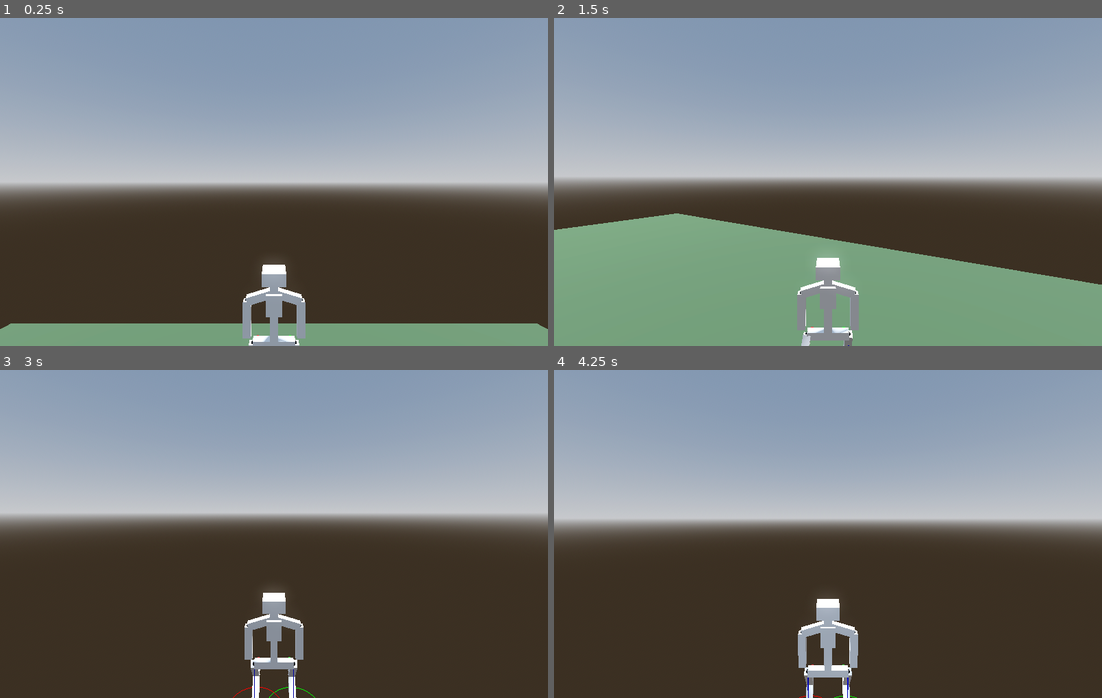
Above: before the commit, frames 1-4 (two rows, left to right).
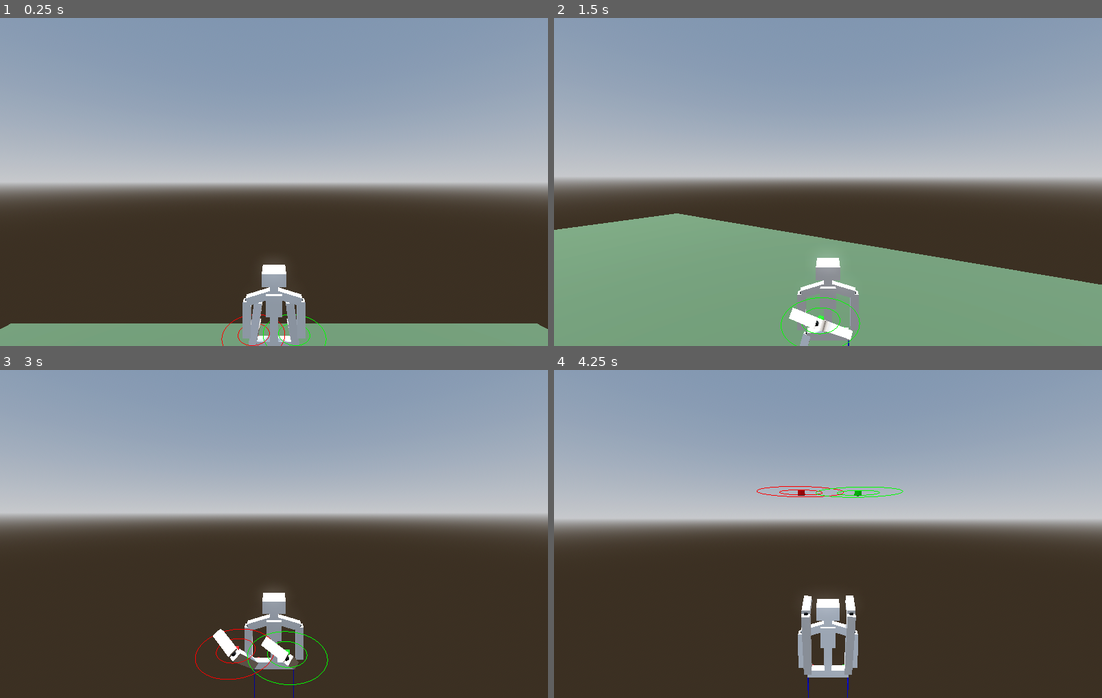
Above: after the commit, the same moments.

Repository: marcolatellafrias/character-parametric
Game: Godot game, scene res://Scenes/Demo.tscn
Same seed, same stepped clock (60 frames per second), same inputs: the game is played once before the commit and once after it.
Inputs (mouse positions are in pixels of both pictures, inside the frame that each line leads up to):
- Up to frame 1 (0.25 s): no input
- Up to frame 2 (1.5 s): move the mouse to (855, 182) at 0.52 s; hold E 0.53-1.28 s; hold W (move_forward) from 0.53 s (still down); tap Space (jump) at 0.77 s; move the mouse to (800, 182) at 1.27 s; tap Q at 1.35 s
- Up to frame 3 (3 s): keep holding W (move_forward); tap Space (jump) at 1.52 s; move the mouse to (284, 527) at 2.02 s; hold E 2.03-2.78 s; move the mouse to (268, 540) at 2.77 s; tap Q at 2.85 s
- Up to frame 4 (4.25 s): keep holding W (move_forward); tap Space (jump) at 3.02, 3.77 s; move the mouse to (866, 537) at 3.52 s; hold E from 3.53 s (still down)

The runs differ from the first frame. In frame 1, 0.5% of the frame differs, in the area x 40-60%, y 86-100%; in frame 2, 0.5%; in frame 3, 1.0%; in frame 4, 1.2%, in the area x 37-64%, y 35-100%.

Commit message:
Descripción del cambio (por ejemplo: agregar animación de salto)

Diff:
--- a/scripts/bone_instantiator.gd
+++ b/scripts/bone_instantiator.gd
@@ -5,41 +5,42 @@
 	set(value):
 		feet_to_head_height = value
 		initialize_skeleton()
+
+#PROPORCIONES/INTERFAZ
+@export var neck_to_head_proportion := 0.1:
+	set(value):
+		neck_to_head_proportion = value
+		initialize_skeleton()
+@export var chest_to_low_spine_proportion := 0.4:
+	set(value):
+		chest_to_low_spine_proportion = value
+		initialize_skeleton()
+@export var legs_to_feet_proportion := 0.6:
+	set(value):
+		legs_to_feet_proportion = value
+		initialize_skeleton()
+@export var hips_width_proportion := 0.15:
+	set(value):
+		hips_width_proportion = value
+		initialize_skeleton()
+@export var shoulder_width_proportion := 0.2:
+	set(value):
+		shoulder_width_proportion = value
+		initialize_skeleton()
+@export var arms_proportion := 0.7:
+	set(value):
+		arms_proportion = value
+		initialize_skeleton()
+@export var has_neck := true:
+	set(value):
+		has_neck = value
+		initialize_skeleton()
+
+#PARAMETROS DE CAMINATA
+var step_radius_walk := 0.4
+var step_radius_turn := 0.2
 @export var distance_from_ground_factor := 0.7
 var distance_from_ground: float
-#PROPORCIONES/INTERFAZ
-@export var neck_to_head_proportion := 0.1:
-	set(value):
-		neck_to_head_proportion = value
-		initialize_skeleton()
-@export var chest_to_low_spine_proportion := 0.4:
-	set(value):
-		chest_to_low_spine_proportion = value
-		initialize_skeleton()
-@export var legs_to_feet_proportion := 0.6:
-	set(value):
-		legs_to_feet_proportion = value
-		initialize_skeleton()
-@export var hips_width_proportion := 0.15:
-	set(value):
-		hips_width_proportion = value
-		initialize_skeleton()
-@export var shoulder_width_proportion := 0.2:
-	set(value):
-		shoulder_width_proportion = value
-		initialize_skeleton()
-@export var arms_proportion := 0.7:
-	set(value):
-		arms_proportion = value
-		initialize_skeleton()
-@export var has_neck := true:
-	set(value):
-		has_neck = value
-		initialize_skeleton()
-
-#Step sizes
-var step_radius_walk := 0.4
-var step_radius_turn := 0.2
 
 #IK variables
 @onready var ik_targets := $"../../ik_targets"
@@ -146,6 +147,8 @@
 	raycast_leg_lenght = leg_height
 	distance_from_ground = leg_height * (1- distance_from_ground_factor)
 
+
+
 func _ready() -> void:
 	initialize_skeleton()
 
@@ -302,8 +305,11 @@
 	if c > 0.999999:
 		align = Basis() # already aligned
 	elif c < -0.999999:
-		var axis = rest_y.orthogonal().normalized()
-		align = Basis(axis, PI) # 180° flip
+		var axis = rest_y.cross(Vector3.RIGHT)
+		if axis.length_squared() < 0.0001:
+			axis = rest_y.cross(Vector3.UP)
+			axis = axis.normalized()
+			align = Basis(axis, PI) # 180° flip
 	else:
 		var axis = rest_y.cross(y).normalized()
 		var angle = acos(c)
@@ -325,15 +331,64 @@
 	return twist * align * rest_basis
 
 
-func update_ik_raycast (raycast: RayCast3D, next_target: Node3D, current_target: Node3D, upper_leg: CustomBone, lower_leg: CustomBone, pole: Node3D) -> Node3D:
+func update_ik_raycast(raycast: RayCast3D,next_target: Node3D,current_target: Node3D,upper_leg: CustomBone,lower_leg: CustomBone,pole: Node3D) -> Node3D:
 	raycast.force_raycast_update()
+	var want_step := false
+	var target_point := current_target.global_position
+
 	if raycast.is_colliding():
-		var collisionPoint : Vector3 = raycast.get_collision_point()
-		next_target.global_position = collisionPoint
-		var dist_traveled_xz := (Vector2(next_target.global_position.x,next_target.global_position.z) - Vector2(current_target.global_position.x,current_target.global_position.z) ).length_squared()
-		if(dist_traveled_xz>step_radius_walk):
-			current_target.global_position = collisionPoint
+		target_point = raycast.get_collision_point()
+		next_target.global_position = target_point
+
+		# Compare XZ-only distance against your threshold
+		var dxz := Vector2(target_point.x, target_point.z) - Vector2(current_target.global_position.x, current_target.global_position.z)
+		# If `step_radius_walk` is a radius (not squared), compare to its square:
+		# if dxz.length_squared() > step_radius_walk * step_radius_walk:
+		if dxz.length_squared() > step_radius_walk:
+			want_step = true
 	else:
-		current_target.global_position = next_target.global_position
-	solve_leg_ik(upper_leg,lower_leg,current_target.global_position,pole.global_position)
+		# No ground hit — move toward where we think the next target is
+		target_point = next_target.global_position
+		# Only step if there's actually some distance to cover
+		want_step = current_target.global_position.distance_to(target_point) > 0.001
+
+	# Trigger tween only when we actually want a step
+	if want_step:
+		var dist : float = current_target.global_position.distance_to(target_point)
+		# Convert distance to time; clamp so tiny/huge steps still feel good
+		var duration : float = clamp(dist / STEP_SPEED_MPS, 0.06, 0.25)
+		_tween_foot_to(current_target, current_target.global_position, target_point, duration, STEP_HEIGHT)
+	solve_leg_ik(upper_leg, lower_leg, current_target.global_position, pole.global_position)
 	return current_target
+
+
+# Adjustable step settings
+const STEP_SPEED_MPS  := 6.0      # how fast the foot travels toward its new spot
+const STEP_HEIGHT     := 0.4     # how high the foot lifts during the step
+
+func _tween_foot_to(node: Node3D, from_pos: Vector3, to_pos: Vector3, duration: float, height: float = STEP_HEIGHT) -> void:
+	# Stop an in-flight tween for this node (if any)
+	if node.has_meta("ik_tween"):
+		var old: Tween = node.get_meta("ik_tween")
+		if old and old.is_running():
+			old.kill()
+
+	var tween := get_tree().create_tween()
+	# If this runs from _physics_process, keep the tween in physics for stability
+	tween.set_process_mode(Tween.TWEEN_PROCESS_PHYSICS)
+	node.set_meta("ik_tween", tween)
+
+	# Tween with a small vertical arc using tween_method
+	var from := from_pos
+	var to   := to_pos
+
+	tween.tween_method(
+		func(p: float) -> void:
+			# p goes 0..1 — lerp on XZ and add a soft arc on Y
+			var pos := from.lerp(to, p)
+			pos.y += sin(p * PI) * height
+			node.global_position = pos
+	, 0.0, 1.0, duration).set_trans(Tween.TRANS_SINE).set_ease(Tween.EASE_OUT)
+
+	# Cleanup meta when finished (optional)
+	tween.finished.connect(func(): node.set_meta("ik_tween", null))
